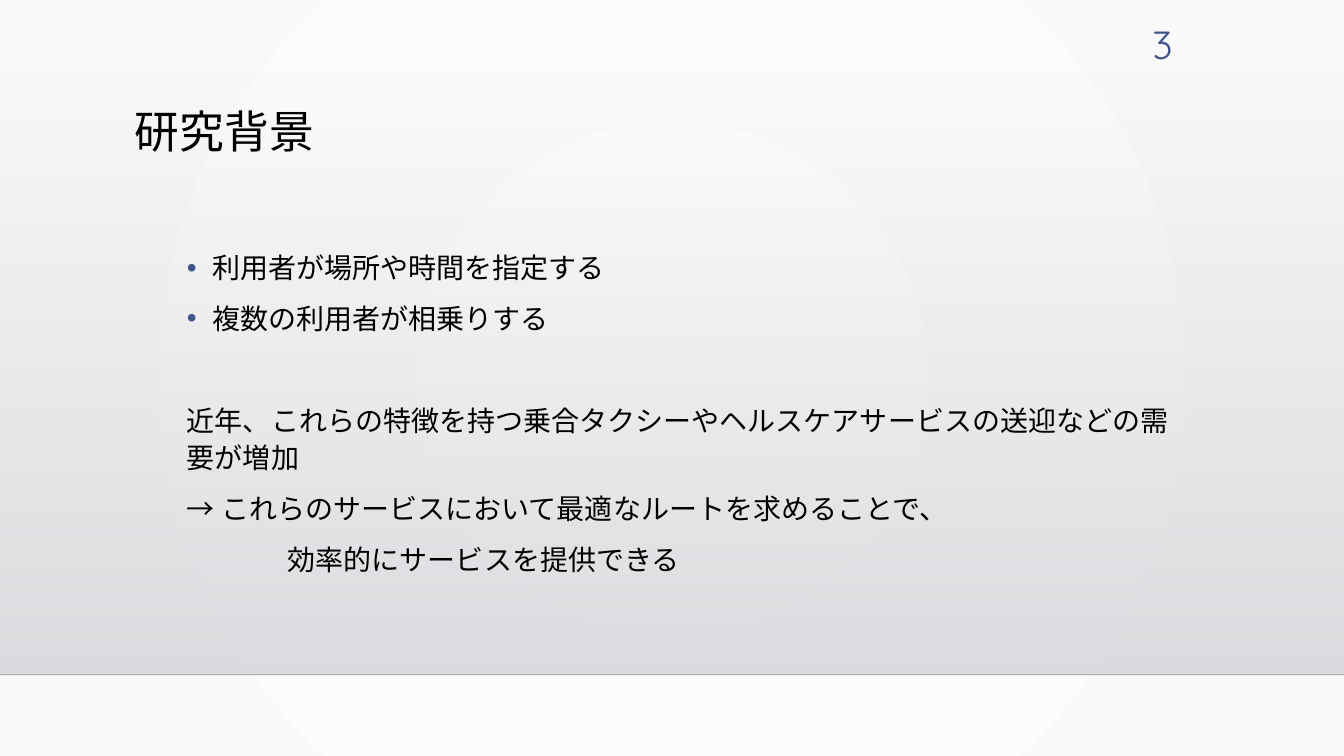
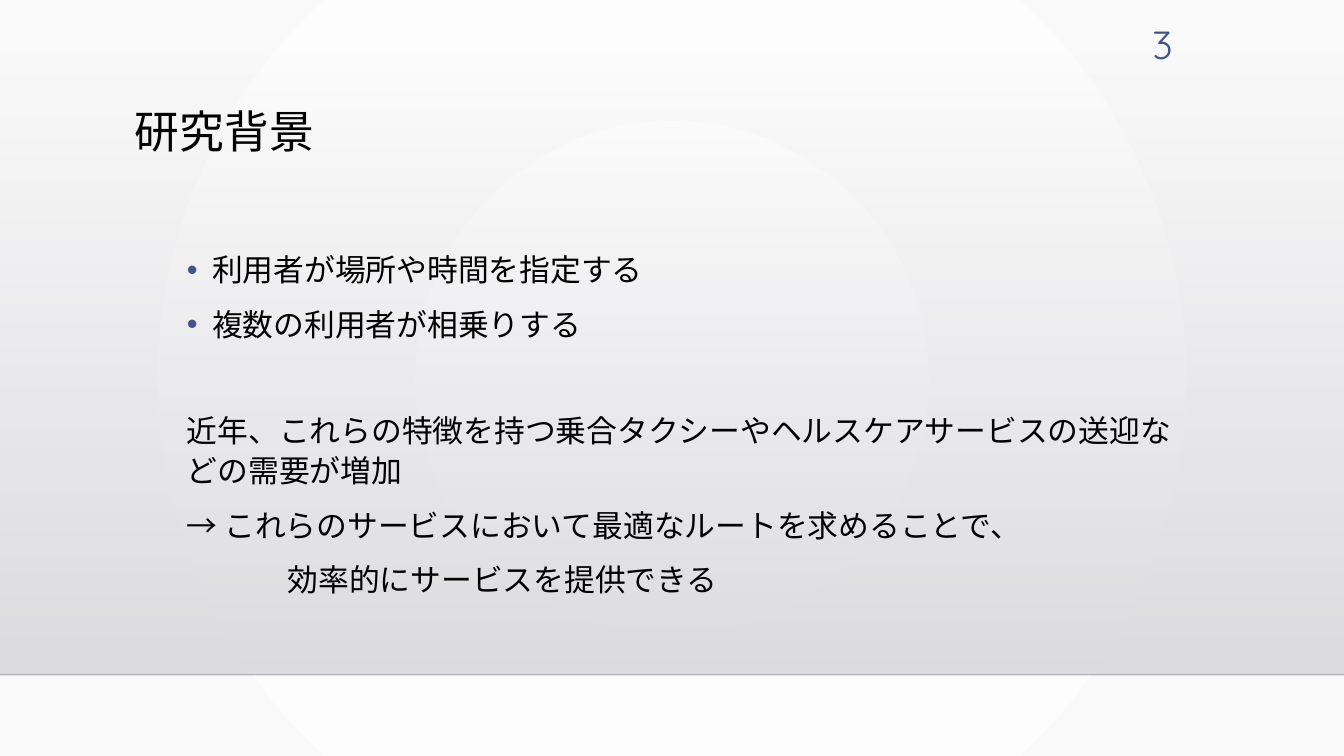
Before and after one commit to kotaro400/DARP, a slide deck: slide 3 of 卒論発表_10分用.pptx. Drawn at 1344x756 pixels with LibreOffice and Linux fonts; fonts in the diff are those of the drawing; background and template pictures are left out. Boxes give left, top, right and bottom in pixels: in the first picture for what was removed or moved away, otherwise in the second. Text is boxed around its words. In the diff, an @@ line names an element or a change of style, - is before the commit and + after.

```diff
--- a/卒論発表_10分用.pptx
+++ b/卒論発表_10分用.pptx
@@ text "利用者が場所や時間を指定する" at (x1=187, y1=255, x2=1171, y2=594): size 20 to 22 pt @@
```
Also in this commit, not shown: 1 other slide changed.
